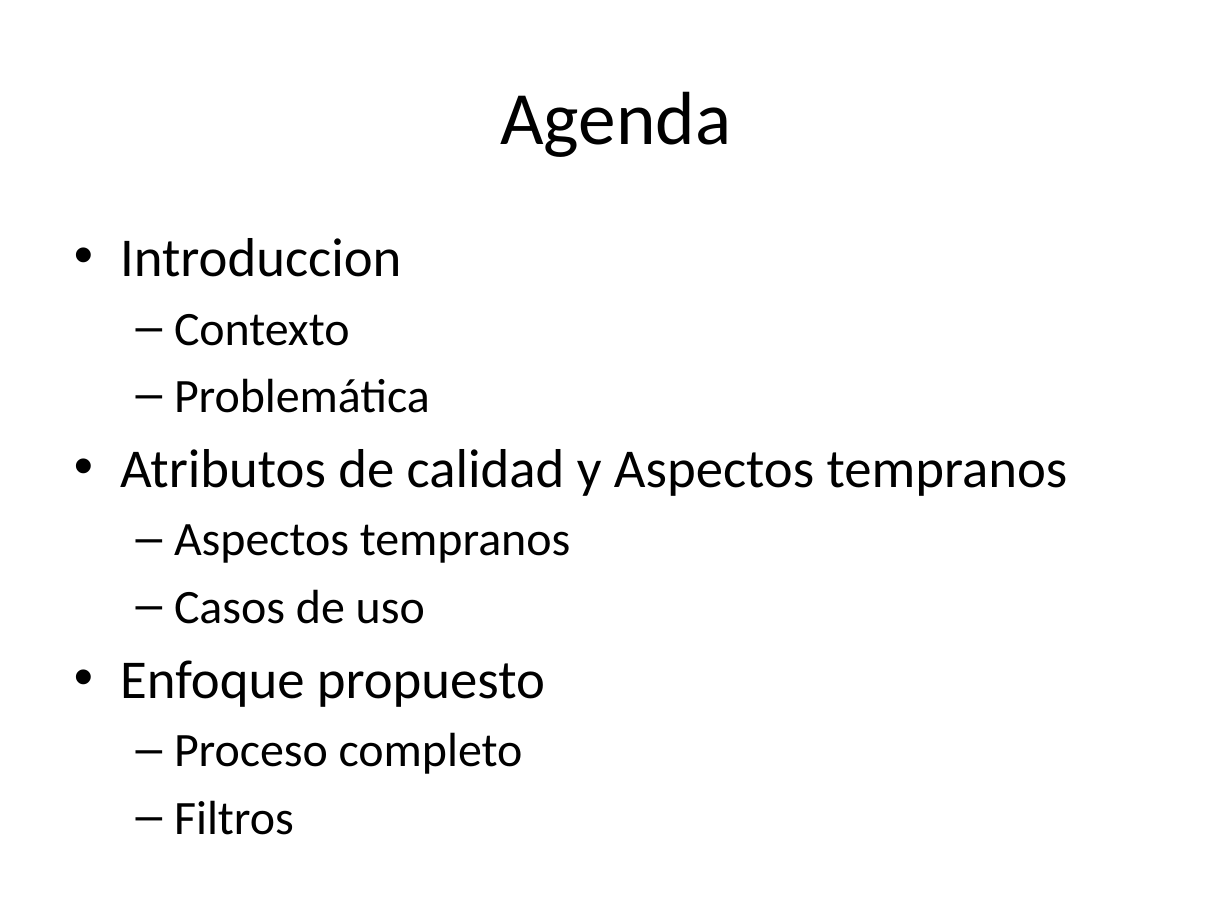
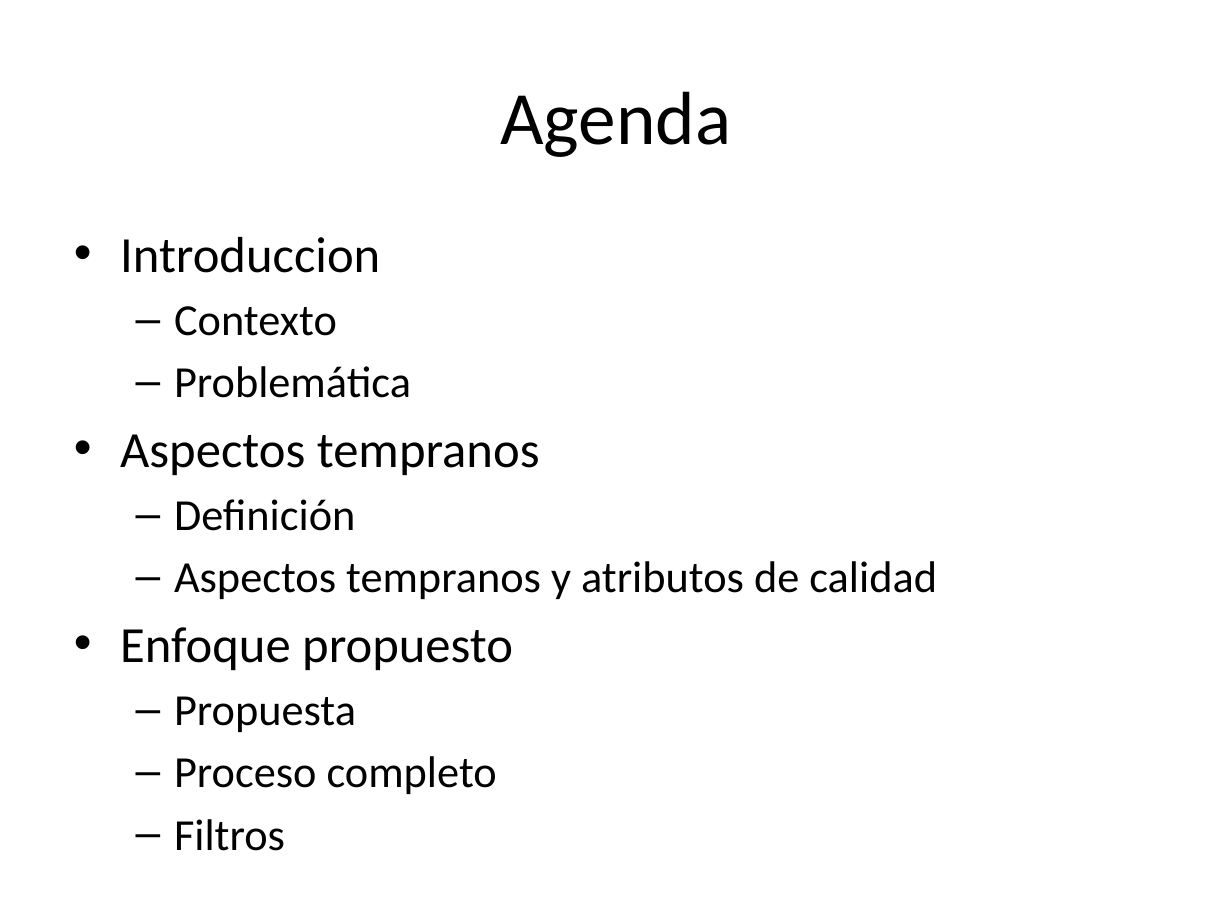
Before and after one commit to alejandrorago/qatesis2, a slide deck: slide 2 of Capitulos Finales/filiminasPeladas.pptx. Drawn at 1232x924 pixels with LibreOffice and Linux fonts; fonts in the diff are those of the drawing. Boxes give left, top, right and bottom in pixels: in the first picture for what was removed or moved away, otherwise in the second. Text is boxed around its words. In the diff, an @@ line names an element or a change of style, - is before the commit and + after.

```diff
--- a/Capitulos Finales/filiminasPeladas.pptx
+++ b/Capitulos Finales/filiminasPeladas.pptx
@@ text at (120,237,540,794): size 32 to 29.6 pt in "Introduccion", "Enfoque propuesto"; size 28 to 25.9 pt in "Contexto", "Problemática", "Proceso completo", "Filtros"; size 28 to 29.6 pt in "Aspectos tempranos"; bullet – to •; list level 2 to 1 in "Aspectos tempranos" @@
@@ text at (120,449,1068,496): paragraph removed @@
-• Atributos de calidad y Aspectos tempranos
@@ text at (174,499,937,599): text changed; size 28 to 25.9 pt @@
-  – Casos de uso
+  – Definición
+  – Aspectos tempranos y atributos de calidad
@@ text at (174,696,356,732): paragraph added @@
+  – Propuesta
```
Also in this commit, not shown: 4 slides added.
